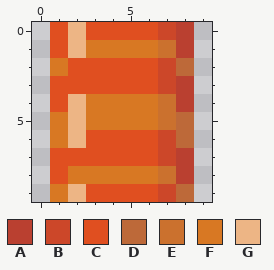
Two states of a pixel-art sprite, graphics/Snake/Snake_body.png. This is how it looked before the edit.
The file is 10x10 pixels.
Palette (. is transparent): A #ba4030  B #cc4729  C #e04f20  D #bd6939  E #cb712e  F #d87823  G #edb585
Pixels before, first column x 1:
 0 CGCCCCBA
 1 CGFFFFEA
 2 FCCCCCBD
 3 CCCCCCBA
 4 CGFFFFEA
 5 FGFFFFED
 6 FGCCCCBD
 7 CCCCCCBA
 8 CFFFFFEA
 9 FGCCCCBD
After the commit:
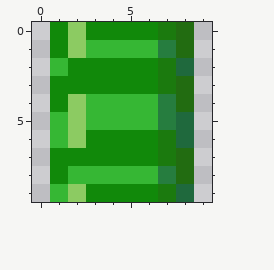
The edit:
Colour A changes from #ba4030 to #226c11.
Colour B changes from #cc4729 to #1b7a0e.
Colour C changes from #e04f20 to #11890a.
Colour D changes from #bd6939 to #1f693d.
Colour E changes from #cb712e to #267d3f.
Colour F changes from #d87823 to #36b734.
Colour G changes from #edb585 to #8ccb62.
Changed places in both pictures, as pixel boxes (x1, y1, x2, y2):
changed: (50, 22, 194, 202)
